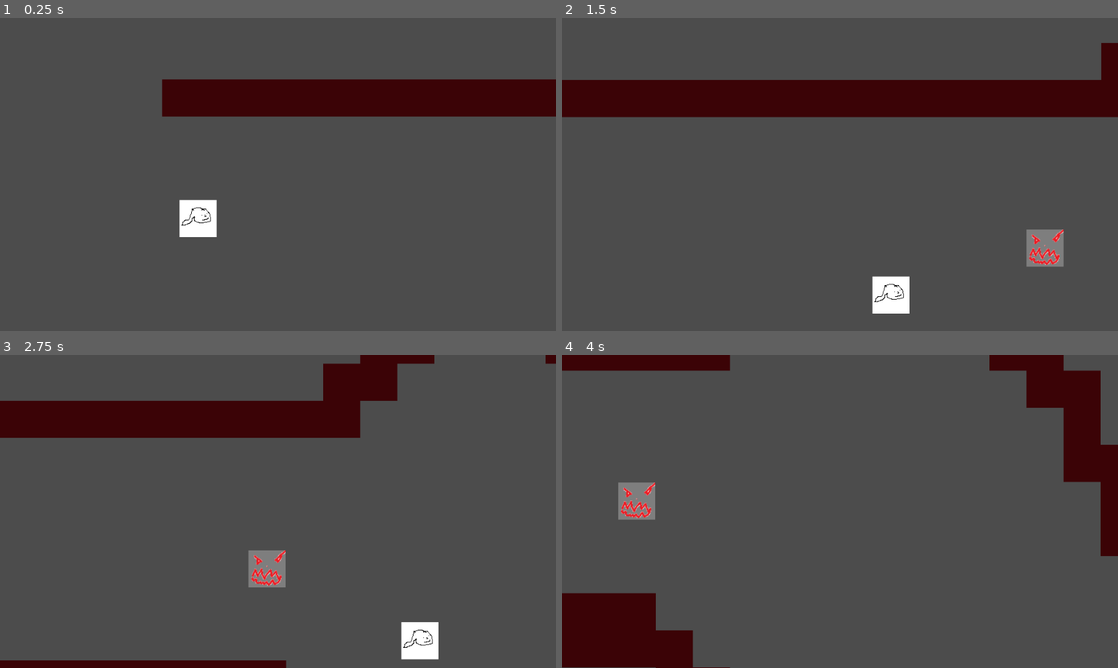
Above: before the commit, frames 1-4 (two rows, left to right).
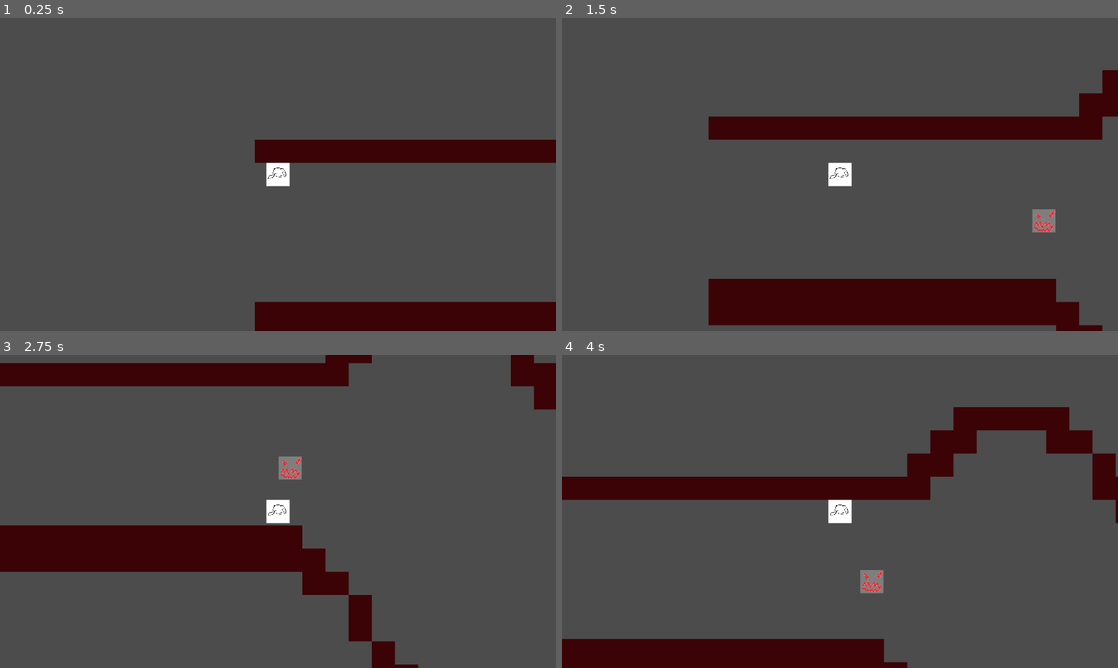
Above: after the commit, the same moments.

Repository: Daxidz/orbital-game-jame-08
Game: Godot game, scene res://Main.tscn
Two runs of this game, one before a commit and one after it. Both use one fixed random seed, a clock stepped at 60 frames per second and the inputs below.
Inputs:
- Up to frame 1 (0.25 s): no input
- Up to frame 2 (1.5 s): hold Right (ui_right) 0.53-1.28 s; hold Down (ui_down) from 1.28 s (still down)
- Up to frame 3 (2.75 s): release Down (ui_down) at 2.03 s; hold Right (ui_right) from 2.03 s (still down)
- Up to frame 4 (4 s): release Right (ui_right) at 2.78 s; hold Up (ui_up) 2.78-3.53 s; hold Left (ui_left) from 3.53 s (still down)

The runs differ from the first frame. In frame 1, 19% of the frame differs, in the area x 29-100%, y 19-100%; in frame 2, 28%, in the area x 0-100%, y 8-100%; in frame 3, 28%; in frame 4, 20%.

Commit message:
Two players ok. Slow ok. camera area wip.

Diff:
--- /dev/null
+++ b/Main.gd
@@ -0,0 +1,30 @@
+extends Node
+
+
+var Player = preload("res://player/Player.tscn")
+
+
+func _input(event):
+	if event.is_action_pressed("ui_cancel"):
+		get_tree().quit()
+
+# Called when the node enters the scene tree for the first time.
+func _ready():
+
+	var p1 = Player.instance()
+	p1.id = 0
+	var p2 = Player.instance()
+	p2.id = 1
+
+	p1.position = Vector2(64, 64)
+	p2.position = Vector2(64, 128)
+
+	add_child(p1)
+#	add_child(p2)
+
+	pass # Replace with function body.
+
+
+# Called every frame. 'delta' is the elapsed time since the previous frame.
+#func _process(delta):
+#	pass
--- a/Main.tscn
+++ b/Main.tscn
@@ -1,33 +1,39 @@
-[gd_scene load_steps=6 format=2]
+[gd_scene load_steps=7 format=2]
 
-[ext_resource path="res://player/Player.tscn" type="PackedScene" id=1]
 [ext_resource path="res://world/Map.tscn" type="PackedScene" id=2]
-[ext_resource path="res://path.gd" type="Script" id=3]
+[ext_resource path="res://player/assets/sperm.png" type="Texture" id=3]
 [ext_resource path="res://enemies/IST.tscn" type="PackedScene" id=4]
+[ext_resource path="res://Main.gd" type="Script" id=5]
+[ext_resource path="res://enemies/Enemy.gd" type="Script" id=6]
+[ext_resource path="res://enemies/assets/ist.png" type="Texture" id=7]
 
-[sub_resource type="Curve2D" id=1]
-_data = {
-"points": PoolVector2Array( 0, 0, 0, 0, 25.8248, 161.894, 0, 0, 0, 0, 25.8248, 165.147, 0, 0, 0, 0, 712.323, 161.894, 0, 0, 0, 0, 1213.37, 223.711, 0, 0, 0, 0, 1447.63, 526.291, 0, 0, 0, 0, 1746.95, 916.717, 0, 0, 0, 0, 2078.81, 1193.27, 0, 0, 0, 0, 2368.38, 1381.97 )
-}
-
-[node name="Main" type="Node2D"]
+[node name="Main" type="Node"]
+script = ExtResource( 5 )
 
 [node name="Map" parent="." instance=ExtResource( 2 )]
 
-[node name="Player" parent="." instance=ExtResource( 1 )]
-position = Vector2( 61.8174, 240.763 )
-
-[node name="Path2D" type="Path2D" parent="."]
-curve = SubResource( 1 )
-script = ExtResource( 3 )
-
-[node name="PathFollow2D" type="PathFollow2D" parent="Path2D"]
-position = Vector2( 124.512, 164.68 )
-rotation = -0.00474636
-offset = 100.0
-
-[node name="Camera2D" type="Camera2D" parent="Path2D/PathFollow2D"]
-current = true
-
 [node name="IST" parent="." instance=ExtResource( 4 )]
 position = Vector2( 926.894, 289.348 )
+script = ExtResource( 6 )
+
+[node name="Menu" type="CanvasLayer" parent="."]
+
+[node name="StartButton" type="TextureButton" parent="Menu"]
+visible = false
+margin_left = 446.537
+margin_top = 363.435
+margin_right = 510.537
+margin_bottom = 427.435
+texture_normal = ExtResource( 3 )
+texture_pressed = ExtResource( 7 )
+__meta__ = {
+"_edit_use_anchors_": false
+}
+
+[node name="QuitButton" type="TextureButton" parent="Menu"]
+visible = false
+margin_right = 40.0
+margin_bottom = 40.0
+__meta__ = {
+"_edit_use_anchors_": false
+}
--- a/enemies/Enemy.tscn
+++ b/enemies/Enemy.tscn
@@ -1,6 +1,6 @@
 [gd_scene load_steps=2 format=2]
 
-[ext_resource path="res://enemies/Enemy.gd" type="Script" id=1]
+[ext_resource path="res://enemies/IST.gd" type="Script" id=1]
 
 [node name="Enemy" type="KinematicBody2D"]
 script = ExtResource( 1 )
--- /dev/null
+++ b/enemies/IST.gd
@@ -0,0 +1,12 @@
+extends "res://enemies/Enemy.gd"
+
+
+
+func _ready():
+
+	pass
+
+
+# Called every frame. 'delta' is the elapsed time since the previous frame.
+#func _process(delta):
+#	pass
--- a/enemies/IST.tscn
+++ b/enemies/IST.tscn
@@ -9,8 +9,8 @@
 
 [node name="IST" instance=ExtResource( 1 )]
 
-[node name="Sprite" parent="." index="0"]
+[node name="CollisionShape2D" parent="." index="0"]
+shape = SubResource( 1 )
+
+[node name="Sprite" parent="." index="2"]
 texture = ExtResource( 2 )
-
-[node name="CollisionShape2D" parent="." index="1"]
-shape = SubResource( 1 )
--- a/player/Player.gd
+++ b/player/Player.gd
@@ -2,7 +2,7 @@
 
 signal use
 
-export var BASE_FRICTION = 0.1
+export var BASE_FRICTION = 0.2
 var STOP_FRICTION = 0.5
 
 export var curent_anim = "idle"
@@ -18,6 +18,8 @@
 const BASE_SPEED = 800
 const DASH_SPEED = 1000
 
+const SLOW_SPEED = 400
+
 
 onready var anim_player = get_node("AnimationPlayer")
 
@@ -26,13 +28,18 @@
 var end_attack = false
 var dashing = false
 
+var slowing = false
+
 var velocity = Vector2.ZERO
 var input_velocity = Vector2.ZERO
 
 
+var id
+
 enum STATES { IDLE, MOVING, DASHING, ATTACKING, TOUCHED }
 
 var state = "idle"
+
 
 # Called when the node enters the scene tree for the first time.
 func _ready():
@@ -45,15 +52,25 @@
 	acceleration = BASE_ACCEL
 	friction = BASE_FRICTION
 
-	if not dashing:
-		input_velocity = Vector2.ZERO
+	input_velocity = Vector2.ZERO
 
-		input_velocity.x = Input.get_action_strength("ui_right") - Input.get_action_strength("ui_left")
-		input_velocity.y = Input.get_action_strength("ui_down") - Input.get_action_strength("ui_up")
-	else:
-		max_speed = DASH_SPEED
-		acceleration = DASH_ACCEL
+#		input_velocity.x = Input.get_action_strength("ui_right_%s" % id) - Input.get_action_strength("ui_left_%s" % id)
+#		input_velocity.y = Input.get_action_strength("ui_down_%s" % id) - Input.get_action_strength("ui_up_%s" % id)
 
+	if Input.is_action_pressed("ui_left_%s" % id):
+		input_velocity.x -= 1
+	if Input.is_action_pressed("ui_right_%s" % id):
+
+		input_velocity.x += 1
+	if Input.is_action_pressed("ui_up_%s" % id):
+
+		input_velocity.y -= 1
+	if Input.is_action_pressed("ui_down_%s" % id):
+		input_velocity.y += 1
+
+
+	if slowing:
+		max_speed = SLOW_SPEED
 
 	input_velocity = input_velocity.normalized() * max_speed
 
@@ -64,3 +81,20 @@
 			velocity = velocity.linear_interpolate(Vector2.ZERO, friction)
 
 	velocity = move_and_slide(velocity)
+	if get_slide_count() != 0:
+			if get_slide_collision(0).collider.is_in_group("tiles"):
+				if not slowing:
+					slow_down()
+
+
+
+func slow_down():
+	slowing = true
+	yield(get_tree().create_timer(2), "timeout")
+	slowing = false
+
+
+func _on_VisibilityNotifier2D_screen_exited():
+	print(position)
+#	get_tree().quit()
+	pass # Replace with function body.
--- a/player/Player.tscn
+++ b/player/Player.tscn
@@ -15,4 +15,8 @@
 [node name="AnimationPlayer" type="AnimationPlayer" parent="."]
 
 [node name="Camera2D" type="Camera2D" parent="."]
+current = true
 zoom = Vector2( 1.6, 1.6 )
+
+[node name="VisibilityNotifier2D" type="VisibilityNotifier2D" parent="."]
+[connection signal="screen_exited" from="VisibilityNotifier2D" to="." method="_on_VisibilityNotifier2D_screen_exited"]
--- a/project.godot
+++ b/project.godot
@@ -23,7 +23,51 @@
 
 window/size/width=960
 window/size/height=540
+window/size/resizable=false
 window/stretch/mode="viewport"
+
+[input]
+
+ui_left_0={
+"deadzone": 0.5,
+"events": [ Object(InputEventKey,"resource_local_to_scene":false,"resource_name":"","device":0,"alt":false,"shift":false,"control":false,"meta":false,"command":false,"pressed":false,"scancode":16777231,"unicode":0,"echo":false,"script":null)
+ ]
+}
+ui_left_1={
+"deadzone": 0.5,
+"events": [ Object(InputEventKey,"resource_local_to_scene":false,"resource_name":"","device":0,"alt":false,"shift":false,"control":false,"meta":false,"command":false,"pressed":false,"scancode":65,"unicode":0,"echo":false,"script":null)
+ ]
+}
+ui_up_0={
+"deadzone": 0.5,
+"events": [ Object(InputEventKey,"resource_local_to_scene":false,"resource_name":"","device":0,"alt":false,"shift":false,"control":false,"meta":false,"command":false,"pressed":false,"scancode":16777232,"unicode":0,"echo":false,"script":null)
+ ]
+}
+ui_up_1={
+"deadzone": 0.5,
+"events": [ Object(InputEventKey,"resource_local_to_scene":false,"resource_name":"","device":0,"alt":false,"shift":false,"control":false,"meta":false,"command":false,"pressed":false,"scancode":87,"unicode":0,"echo":false,"script":null)
+ ]
+}
+ui_down_0={
+"deadzone": 0.5,
+"events": [ Object(InputEventKey,"resource_local_to_scene":false,"resource_name":"","device":0,"alt":false,"shift":false,"control":false,"meta":false,"command":false,"pressed":false,"scancode":16777234,"unicode":0,"echo":false,"script":null)
+ ]
+}
+ui_down_1={
+"deadzone": 0.5,
+"events": [ Object(InputEventKey,"resource_local_to_scene":false,"resource_name":"","device":0,"alt":false,"shift":false,"control":false,"meta":false,"command":false,"pressed":false,"scancode":83,"unicode":0,"echo":false,"script":null)
+ ]
+}
+ui_right_0={
+"deadzone": 0.5,
+"events": [ Object(InputEventKey,"resource_local_to_scene":false,"resource_name":"","device":0,"alt":false,"shift":false,"control":false,"meta":false,"command":false,"pressed":false,"scancode":16777233,"unicode":0,"echo":false,"script":null)
+ ]
+}
+ui_right_1={
+"deadzone": 0.5,
+"events": [ Object(InputEventKey,"resource_local_to_scene":false,"resource_name":"","device":0,"alt":false,"shift":false,"control":false,"meta":false,"command":false,"pressed":false,"scancode":68,"unicode":0,"echo":false,"script":null)
+ ]
+}
 
 [layer_names]
 
--- a/world/Map.tscn
+++ b/world/Map.tscn
@@ -1,7 +1,9 @@
-[gd_scene load_steps=5 format=2]
+[gd_scene load_steps=10 format=2]
 
 [ext_resource path="res://world/assets/wall.png" type="Texture" id=1]
 [ext_resource path="res://world/assets/background1.png" type="Texture" id=2]
+[ext_resource path="res://world/path.gd" type="Script" id=3]
+[ext_resource path="res://world/dead_zone.gd" type="Script" id=4]
 
 [sub_resource type="ConvexPolygonShape2D" id=1]
 points = PoolVector2Array( 64, 64, 0, 64, 0, 0, 64, 0 )
@@ -24,9 +26,22 @@
 } ]
 0/z_index = 0
 
+[sub_resource type="Curve2D" id=3]
+_data = {
+"points": PoolVector2Array( 0, 0, 0, 0, 29.6912, 237.072, 0, 0, 0, 0, 1030.69, 254.232, 0, 0, 0, 0, 1637.02, 866.274, 0, 0, 0, 0, 2226.18, 1169.44, 0, 0, 0, 0, 2729.54, 1163.72, 0, 0, 0, 0, 3496.02, 917.755 )
+}
+
+[sub_resource type="RectangleShape2D" id=4]
+extents = Vector2( 11.6948, 267.194 )
+
+[sub_resource type="RectangleShape2D" id=5]
+extents = Vector2( 11.3387, 268.517 )
+
 [node name="Map" type="Node2D"]
 
-[node name="TileMap" type="TileMap" parent="."]
+[node name="TileMap" type="TileMap" parent="." groups=[
+"tiles",
+]]
 tile_set = SubResource( 2 )
 format = 1
 tile_data = PoolIntArray( -196590, 0, 0, -196589, 0, 0, -196588, 0, 0, -196587, 0, 0, -196586, 0, 0, -131055, 0, 0, -13 …(2402 unchanged characters)…
@@ -47,6 +62,31 @@
 "_edit_use_anchors_": false
 }
 
-[node name="Sprite" type="Sprite" parent="ParallaxBackground/ParallaxLayer"]
-visible = false
-texture = ExtResource( 2 )
+[node name="Path2D" type="Path2D" parent="."]
+curve = SubResource( 3 )
+script = ExtResource( 3 )
+
+[node name="PathFollow2D" type="PathFollow2D" parent="Path2D"]
+position = Vector2( 29.6912, 237.072 )
+rotation = 0.0171504
+rotate = false
+
+[node name="Camera2D" type="Camera2D" parent="Path2D/PathFollow2D"]
+position = Vector2( -2.15823, 0.0369568 )
+current = true
+
+[node name="Area2D" type="Area2D" parent="Path2D/PathFollow2D/Camera2D"]
+script = ExtResource( 4 )
+
+[node name="CollisionShape2D" type="CollisionShape2D" parent="Path2D/PathFollow2D/Camera2D/Area2D"]
+position = Vector2( -470.475, 7.01494 )
+rotation = -0.0174533
+shape = SubResource( 4 )
+
+[node name="StaticBody2D" type="StaticBody2D" parent="Path2D/PathFollow2D/Camera2D"]
+
+[node name="CollisionShape2D" type="CollisionShape2D" parent="Path2D/PathFollow2D/Camera2D/StaticBody2D"]
+position = Vector2( 484.193, -5.14461 )
+rotation = -0.0174533
+shape = SubResource( 5 )
+[connection signal="body_entered" from="Path2D/PathFollow2D/Camera2D/Area2D" to="Path2D/PathFollow2D/Camera2D/Area2D" method="_on_Area2D_body_entered"]
--- /dev/null
+++ b/world/dead_zone.gd
@@ -0,0 +1,8 @@
+extends Area2D
+
+func _ready():
+	pass
+
+
+func _on_Area2D_body_entered(body):
+	pass # Replace with function body.
Renamed: path.gd -> world/path.gd
